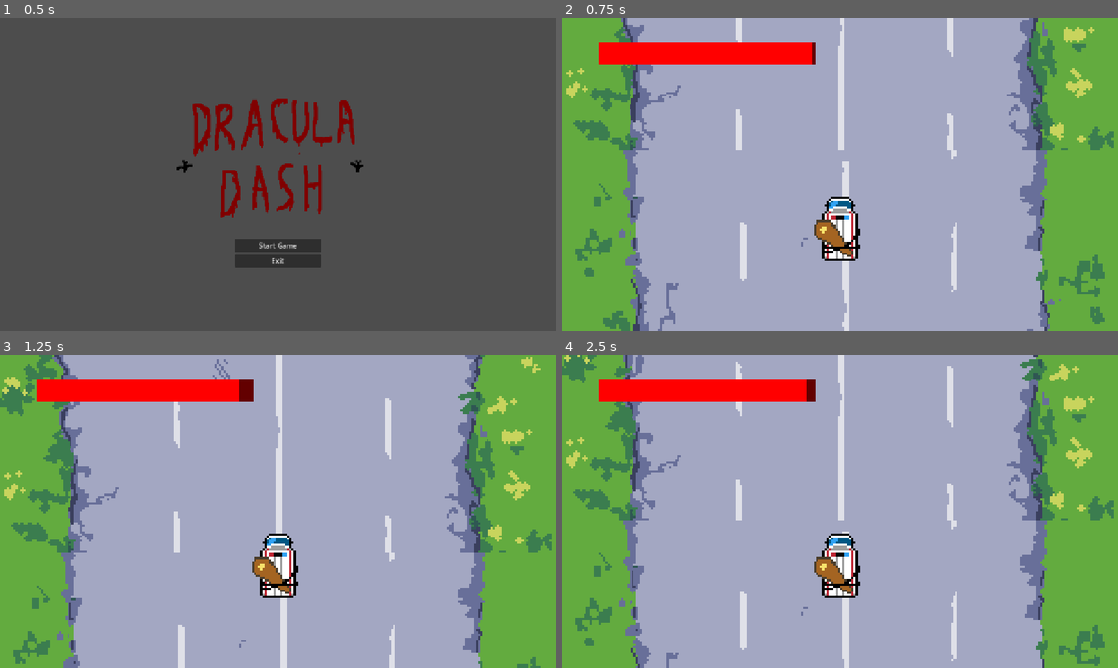
Above: before the commit, frames 1-4 (two rows, left to right).
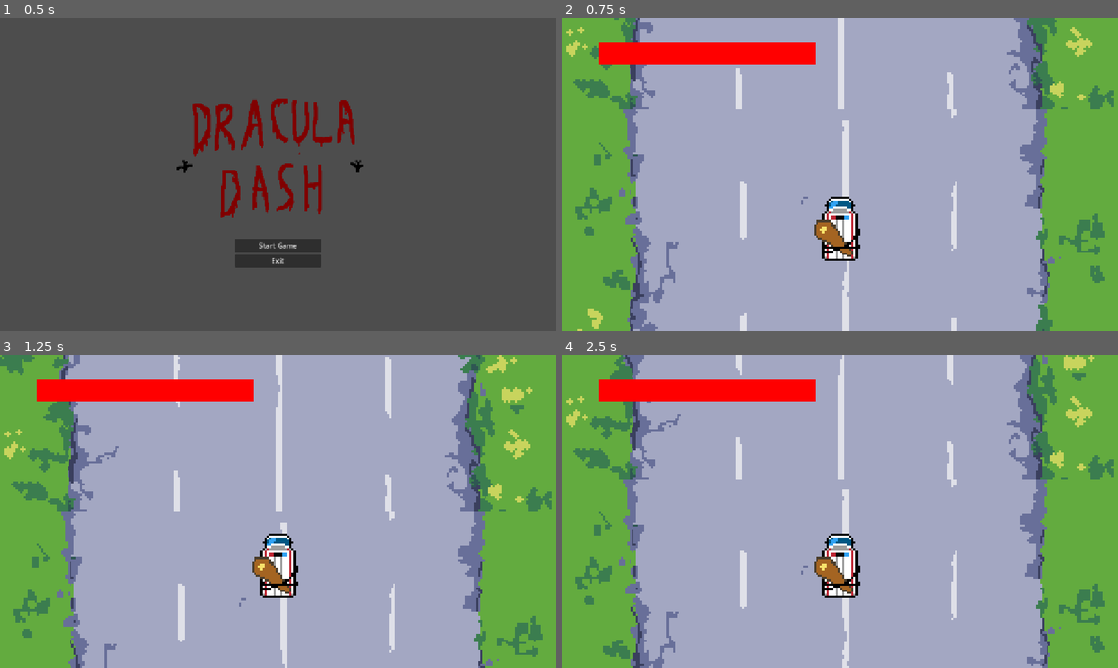
Above: after the commit, the same moments.

Repository: danielcannell/dracula-dash
Game: Godot game, scene res://scenes/title.tscn
Same seed, same stepped clock (60 frames per second), same inputs: the game is played once before the commit and once after it.
Inputs (mouse positions are in pixels of both pictures, inside the frame that each line leads up to):
- Up to frame 1 (0.5 s): no input
- Up to frame 2 (0.75 s): click "Start Game" at 0.5 s
- Up to frame 3 (1.25 s): no input
- Up to frame 4 (2.5 s): tap Enter (ui_accept) at 1.25, 1.52 s; move the mouse to (962, 495) at 1.27 s; hold Right (turn_right) 1.28-2 s; tap X at 1.35 s; click (962, 495) at 1.42 s; click "Restart" at 2 s

Frame 1 is identical in both runs. In frame 2, 12% of the frame differs, in the area x 0-100%, y 0-100%; in frame 3, 13%; in frame 4, 12%.

Commit message:
Add obstacle collisions

Diff:
--- a/scenes/main.tscn
+++ b/scenes/main.tscn
@@ -17,12 +17,6 @@
 
 [node name="Road" parent="." unique_id=1145970626 instance=ExtResource("2_0wfyh")]
 
-[node name="ObstacleSpawner" type="Node2D" parent="." unique_id=1843616111]
-script = ExtResource("3_sugp2")
-obstacle_scene = ExtResource("6_tefeu")
-
-[node name="SpawnTimer" type="Timer" parent="ObstacleSpawner" unique_id=1934615549]
-
 [node name="SplatSpawner" type="Node2D" parent="." unique_id=785628909]
 script = ExtResource("6_o6xl0")
 splat_scene = ExtResource("7_tipki")
@@ -32,25 +26,6 @@
 scale = Vector2(5, 5)
 
 [node name="Camera2D" type="Camera2D" parent="." unique_id=930041559]
-
-[node name="UI" type="Control" parent="." unique_id=734612310]
-layout_mode = 3
-anchors_preset = 15
-anchor_right = 1.0
-anchor_bottom = 1.0
-offset_left = -576.0
-offset_top = -324.0
-offset_right = -576.0
-offset_bottom = -324.0
-grow_horizontal = 2
-grow_vertical = 2
-
-[node name="Healthbar" parent="UI" unique_id=1354114413 instance=ExtResource("4_jyhfs")]
-layout_mode = 0
-offset_left = 20.0
-offset_top = 20.0
-offset_right = 520.0
-offset_bottom = 70.0
 
 [node name="VirtualJoystick" type="VirtualJoystick" parent="." unique_id=565028087]
 visible = false
@@ -73,5 +48,30 @@
 
 [node name="Death" parent="." unique_id=623993836 instance=ExtResource("5_tbgi4")]
 
+[node name="ObstacleSpawner" type="Node2D" parent="." unique_id=1843616111]
+script = ExtResource("3_sugp2")
+obstacle_scene = ExtResource("6_tefeu")
+
+[node name="SpawnTimer" type="Timer" parent="ObstacleSpawner" unique_id=1934615549]
+
+[node name="UI" type="Control" parent="." unique_id=734612310]
+layout_mode = 3
+anchors_preset = 15
+anchor_right = 1.0
+anchor_bottom = 1.0
+offset_left = -576.0
+offset_top = -324.0
+offset_right = -576.0
+offset_bottom = -324.0
+grow_horizontal = 2
+grow_vertical = 2
+
+[node name="Healthbar" parent="UI" unique_id=1354114413 instance=ExtResource("4_jyhfs")]
+layout_mode = 0
+offset_left = 20.0
+offset_top = 20.0
+offset_right = 520.0
+offset_bottom = 70.0
+
 [connection signal="blood" from="Dracula" to="UI/Healthbar" method="set_health"]
 [connection signal="dead" from="Dracula" to="Death" method="_on_death"]
--- a/scenes/obstacle.tscn
+++ b/scenes/obstacle.tscn
@@ -3,7 +3,12 @@
 [ext_resource type="Script" uid="uid://coi4kckbwf1wn" path="res://scripts/obstacle.gd" id="1_drdry"]
 [ext_resource type="Texture2D" uid="uid://dweg7m8vc3r6q" path="res://art/obstacle.png" id="2_cjuko"]
 
-[node name="Obstacle" type="Sprite2D" unique_id=1964968381]
+[node name="Obstacle" type="StaticBody2D" unique_id=233201907]
 scale = Vector2(0.4, 0.4)
+script = ExtResource("1_drdry")
+
+[node name="Sprite2D" type="Sprite2D" parent="." unique_id=179094025]
 texture = ExtResource("2_cjuko")
-script = ExtResource("1_drdry")
+
+[node name="CollisionPolygon2D" type="CollisionPolygon2D" parent="." unique_id=1710311584]
+polygon = PackedVector2Array(-55, -170, -55, -167.9, -57, -166.9, -57, -151, -72.2, -151, -76, -147.2, -76, -132, -91.2, -132, -95, -128.2, -95, -112.7, -110.3, -111, -114, -111, -114, -86.8, -110.2, -83, -94.7, -83, -92.7, -64, -57, -64, -57, -18, -72.2, -18, -76, -14.199997, -76, 1.300003, -91.3, 3, -95, 3, -95, 84.20001, -91.2, 88, -76, 88, -76, 103.20001, -72.2, 107, -56.699997, 107, -54.699997, 126, -38, 126, -38, 153.20001, -57, 155.29999, -57, 179.20001, -53.199997, 183, -11.199997, 183, -9.199997, 145, 19, 145, 19, 153.29999, 3.699997, 155, -0.30000305, 155, 2.300003, 183, 44.200012, 183, 48, 179.20001, 48, 126, 63.200012, 126, 67, 122.20001, 67, 107, 82.20001, 107, 86, 103.20001, 86, 88, 101.20001, 88, 105, 84.20001, 105, 68.70001, 120.29999, 67, 124.100006, 67, 122, 4.899994, 122, 0.69999695, 95, 3.300003, 95, 20, 48, 20, 48, 3.300003, 29, 1.199997, 29, -147.2, 25.199997, -151, 9.699997, -151, 8, -166.3, 8, -170)
--- a/scenes/road.tscn
+++ b/scenes/road.tscn
@@ -1,6 +1,7 @@
 [gd_scene format=3 uid="uid://cltc60dk0p1d7"]
 
 [ext_resource type="Texture2D" uid="uid://dgwsxalvb5t7h" path="res://art/road.png" id="1_mv8x7"]
+[ext_resource type="Script" uid="uid://bx7d12epqj2wv" path="res://scripts/road_parallax.gd" id="1_my2y2"]
 
 [sub_resource type="RectangleShape2D" id="RectangleShape2D_arcuu"]
 size = Vector2(267, 622)
@@ -11,6 +12,7 @@
 repeat_size = Vector2(0, 2560)
 autoscroll = Vector2(0, 300)
 repeat_times = 3
+script = ExtResource("1_my2y2")
 
 [node name="Sprite2D" type="Sprite2D" parent="RoadParallax" unique_id=395569597]
 texture_filter = 1
--- a/scenes/splat.gd
+++ b/scenes/splat.gd
@@ -1,6 +1,12 @@
 extends Node2D
 
 var scroll_speed := 300.0
+
+func _ready():
+	add_to_group("splats")
+
+func set_scroll_speed(new_speed: float):
+	scroll_speed = new_speed
 
 func _process(delta: float) -> void:
 	position.y += scroll_speed * delta
--- a/scripts/dracula.gd
+++ b/scripts/dracula.gd
@@ -1,28 +1,49 @@
 extends CharacterBody2D
-
 
 signal dead
 signal blood(health: float)
 
-
 const TURN_TIME_SCALE_S = 0.1
 const SPEED = 1000
 const BLOOD_DRAIN_RATE = 10
+const STUN_DURATION = 0.6
+const BOUNCE_STRENGTH = 400.0
+const BOUNCE_DECAY = 1000.0
+const Y_RECENTRE_SPEED = 300.0
+const HIT_DAMAGE = 20.0
 
+enum State { NORMAL, STUNNED }
 
 var angle: float = 0
 var blood_level: float = 100
+var state := State.NORMAL
+var bounce_velocity := Vector2.ZERO
 
+@onready var road: Parallax2D = get_node("/root/Main/Road/RoadParallax")
+@onready var spawner = get_node("/root/Main/ObstacleSpawner")
+
+func _ready():
+	add_to_group("player")
 
 func _process(delta: float) -> void:
-	blood_level -= delta * BLOOD_DRAIN_RATE
-	if blood_level < 0:
+	# blood_level -= delta * BLOOD_DRAIN_RATE
+	if blood_level <= 0:
 		blood_level = 0
 		emit_signal("dead")
 	emit_signal("blood", blood_level)
 
 
 func _physics_process(delta: float) -> void:
+	match state:
+		State.NORMAL:
+			_normal_movement(delta)
+		State.STUNNED:
+			_stunned_movement(delta)
+
+	_sync_road_offset()
+
+
+func _normal_movement(delta: float) -> void:
 	# Get input in range [-1, 1]
 	var turn = Input.get_axis("turn_left", "turn_right")
 
@@ -36,3 +57,39 @@
 	# Physics
 	velocity = SPEED * Vector2(sin(angle), 0)
 	move_and_slide()
+
+	for i in get_slide_collision_count():
+		var collision = get_slide_collision(i)
+		var collider = collision.get_collider()
+		if collider.is_in_group("obstacles"):
+			_on_hit(collision)
+			break
+
+func _stunned_movement(delta: float) -> void:
+	velocity = bounce_velocity
+	move_and_slide()
+	bounce_velocity = bounce_velocity.move_toward(Vector2.ZERO, BOUNCE_DECAY * delta)
+	global_position.y = move_toward(global_position.y, 100, Y_RECENTRE_SPEED * delta)
+
+func _sync_road_offset() -> void:
+	road.scroll_offset.y = road.base_scroll - global_position.y
+
+func _on_hit(collision: KinematicCollision2D) -> void:
+	state = State.STUNNED
+	bounce_velocity = collision.get_normal() * BOUNCE_STRENGTH
+
+	blood_level -= HIT_DAMAGE
+	if blood_level < 0:
+		blood_level = 0
+		emit_signal("dead")
+	emit_signal("blood", blood_level)
+
+	_freeze_scroll(true)
+	await get_tree().create_timer(STUN_DURATION).timeout
+	_freeze_scroll(false)
+	state = State.NORMAL
+
+func _freeze_scroll(frozen: bool) -> void:
+	road.scrolling = not frozen
+	get_tree().call_group("obstacles", "set_scroll_speed", 0.0 if frozen else spawner.scroll_speed)
+	get_tree().call_group("splats", "set_scroll_speed", 0.0 if frozen else spawner.scroll_speed)
--- a/scripts/obstacle.gd
+++ b/scripts/obstacle.gd
@@ -1,9 +1,14 @@
-extends Sprite2D
+extends StaticBody2D
 
 var scroll_speed := 300.0
 
+func _ready():
+	add_to_group("obstacles")
+
+func set_scroll_speed(new_speed: float):
+	scroll_speed = new_speed
+
 func _process(delta):
 	position.y += scroll_speed * delta
-
 	if position.y > 1000:
 		queue_free()
--- /dev/null
+++ b/scripts/road_parallax.gd
@@ -0,0 +1,9 @@
+extends Parallax2D
+
+@export var scroll_speed := 300.0
+var base_scroll := 0.0
+var scrolling := true
+
+func _physics_process(delta):
+	if scrolling:
+		base_scroll += scroll_speed * delta
Not shown, changed: art/Obstacle.png.import
Not shown, changed: art/Road.png.import
Not shown: 1 places in scenes/main.tscn that only renumber resources
Not shown, added: scripts/road_parallax.gd.uid
